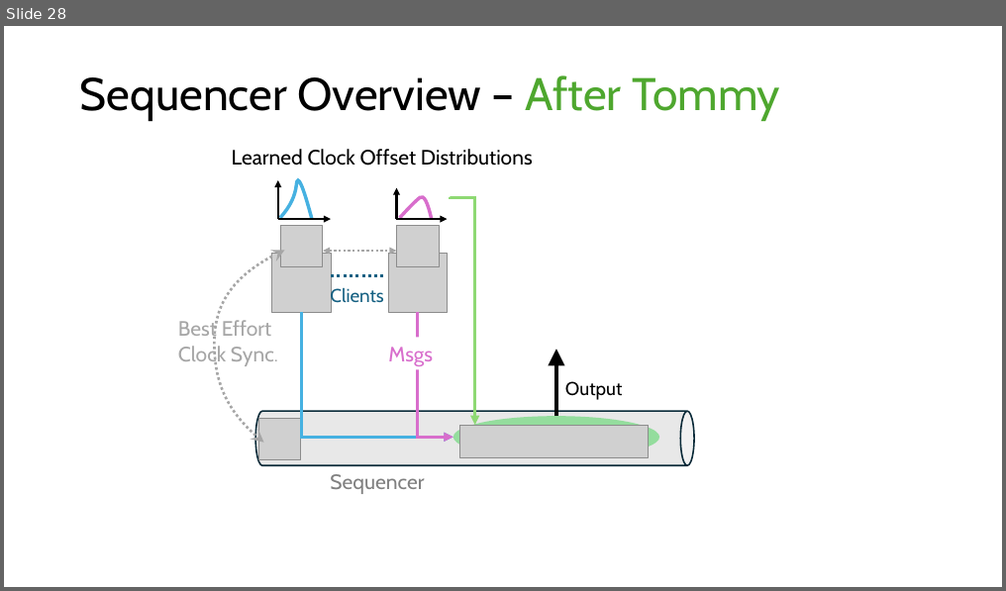
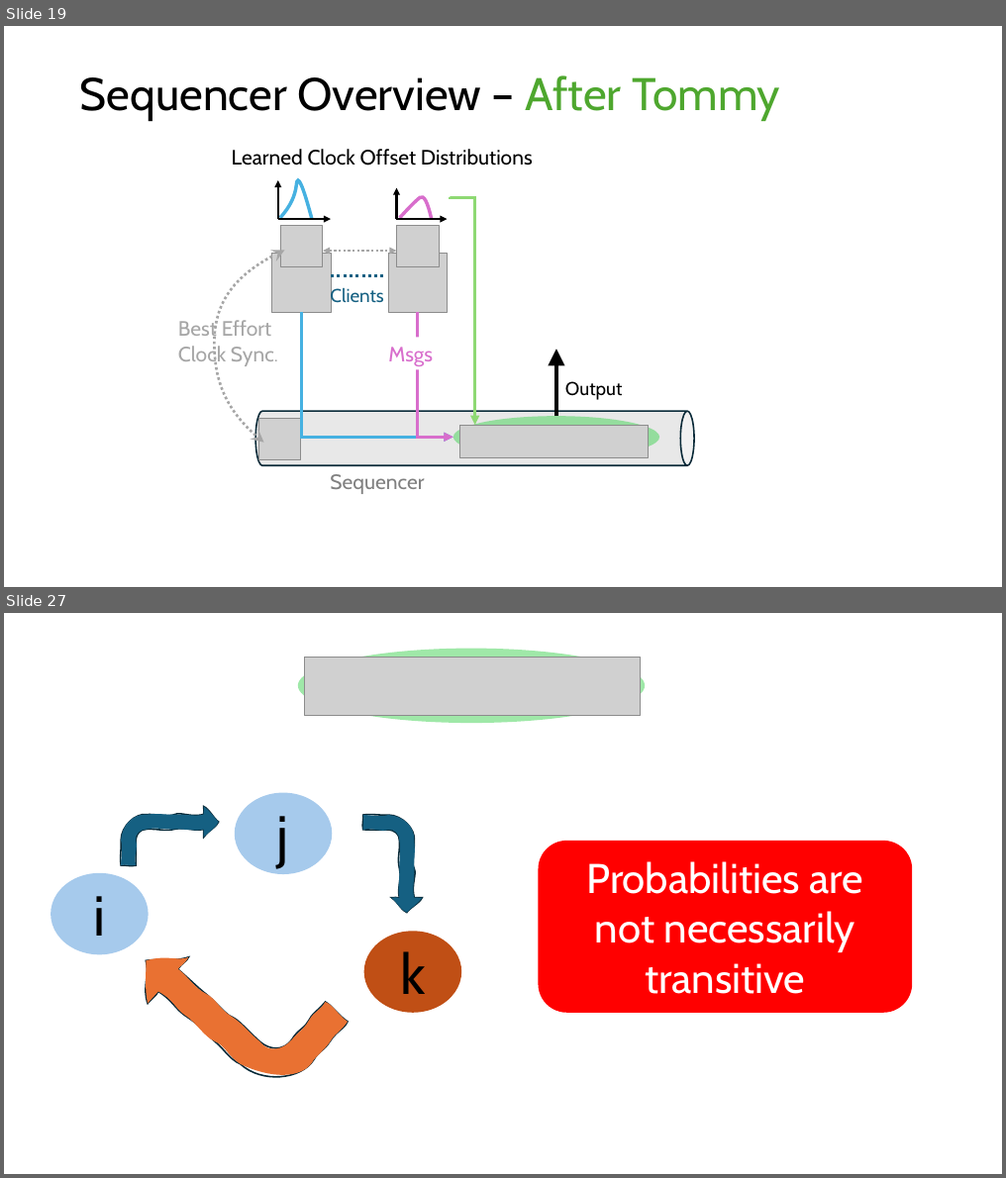
Before and after one commit to HaseebLUMS/Onyx-Presentation, a slide deck: tommy_hotnets_v2.pptx. Shown one above the other, each under a label of ours: slide 28 before the commit, slides 19 and 27 after it; the slides between them are not shown. The pictures are 1006x591 and 1006x1178 pixels, drawn with LibreOffice and Linux fonts; fonts in the diff are those of the drawing; grey boxes stand for pictures. Boxes give left, top, right and bottom in pixels: in the first picture for what was removed or moved away, otherwise in the second. Text is boxed around its words. In the diff, an @@ line names an element or a change of style, - is before the commit and + after.

```diff
--- a/tommy_hotnets_v2.pptx
+++ b/tommy_hotnets_v2.pptx
@@ slide 27 added at [4, 613, 1002, 1174], background #FFFFFF @@
@@ ellipse added at [298, 649, 645, 723], fill #47D45A at 52% opacity @@
@@ picture added at [304, 658, 640, 716] @@
@@ freeform shape added at [121, 807, 218, 866], fill #156082, outline #092A39 1.5 pt @@
@@ ellipse added at [235, 792, 332, 874], fill #A6CAEC, 54 pt, text #000000 @@
+j
@@ freeform shape added at [363, 816, 422, 913], fill #156082, outline #092A39 1.5 pt @@
@@ rounded rectangle added at [539, 841, 913, 1013], fill #FF0000, 40 pt, text #FFFFFF @@
+Probabilities are not necessarily transitive
@@ ellipse added at [51, 873, 148, 956], fill #A6CAEC, 54 pt, text #000000 @@
+i
@@ freeform shape added at [126, 894, 349, 1111], fill #E97132, outline #092A39 1.5 pt @@
@@ ellipse added at [364, 931, 461, 1013], fill #C04F15, 54 pt, text #000000 @@
+k
@@ what was slide 28 is now slide 19 @@
```
Also in this commit, not shown: 9 slides changed, 6 other slides added, 15 slides removed.
